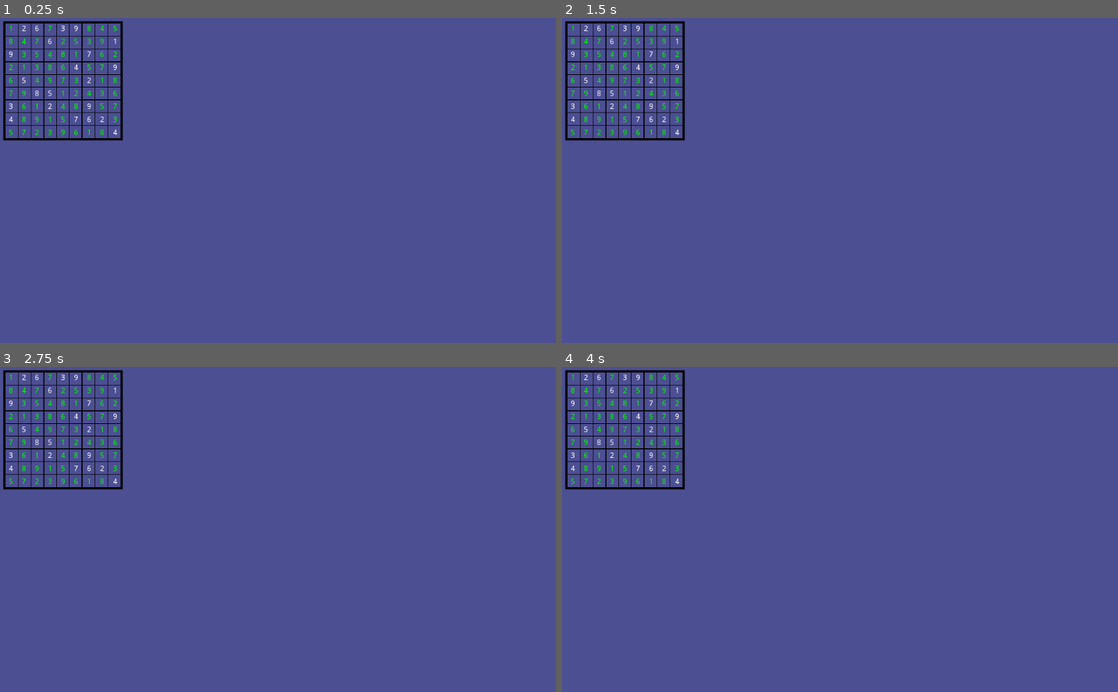
Above: before the commit, frames 1-4 (two rows, left to right).
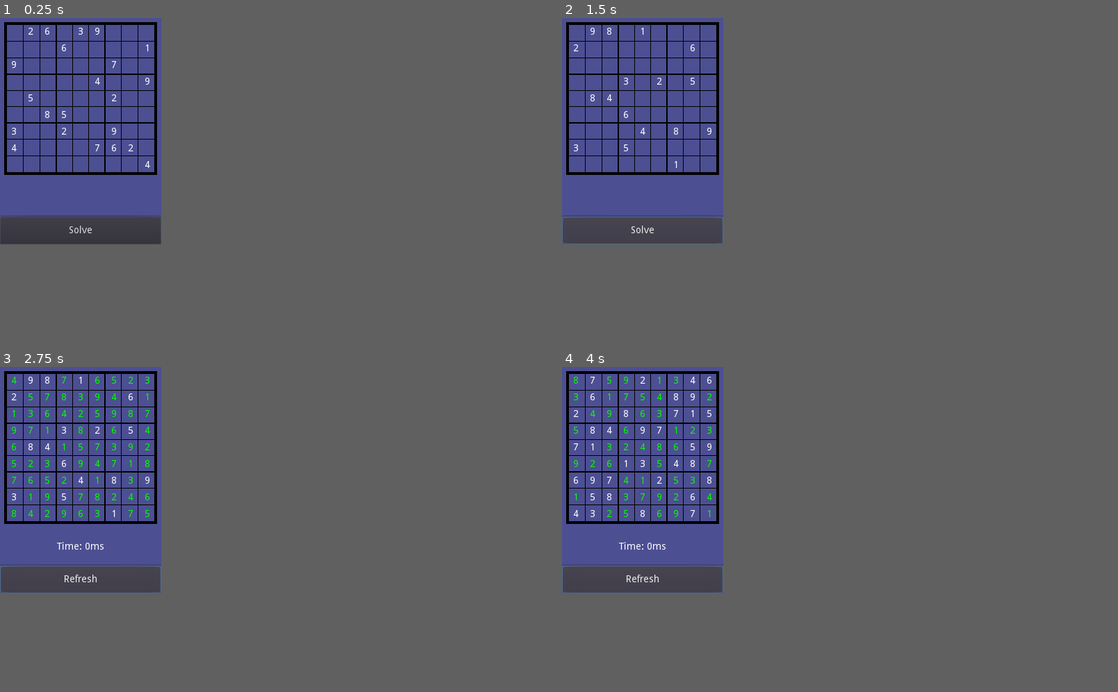
Above: after the commit, the same moments.

Repository: andrew-wilkes/godot-sudoku-solver
Game: Godot game, scene res://Main.tscn
Same seed, same stepped clock (60 frames per second), same inputs: the game is played once before the commit and once after it.
Inputs (mouse positions are in pixels of both pictures, inside the frame that each line leads up to):
- Up to frame 1 (0.25 s): no input
- Up to frame 2 (1.5 s): click (840, 323) at 0.5 s, where only the run after the commit has a clickable "Solve"; click (840, 323) at 1.25 s, where only the run after the commit has a clickable "Refresh"
- Up to frame 3 (2.75 s): click (278, 672) at 2 s, where only the run after the commit has a clickable "Solve"
- Up to frame 4 (4 s): click (840, 672) at 2.75 s, where only the run after the commit has a clickable "Refresh"; click (840, 672) at 3.5 s, where only the run after the commit has a clickable "Solve"
In our replay, the window is 800x468 before the commit and 232x326 after it. These sizes can differ from the game's own. Grey fills any space a smaller window leaves; there, only what the larger window draws over its background counts as a difference.

The runs differ from the first frame. In frame 1, 6.3% of the frame differs, in the area x 0-29%, y 0-70%; in frame 2, 6.2%; in frame 3, 6.8%; in frame 4, 6.8%.

Commit message:
Tidy up UI

Diff:
--- a/src/GridView.gd
+++ b/src/GridView.gd
@@ -1,6 +1,6 @@
 extends MarginContainer
 
-func update_grid(rows):
+func update_grid(rows, fresh = true):
 	var idx = 0
 	for row in rows:
 		for number in row:
@@ -10,6 +10,7 @@
 				cell.modulate = Color.green
 			else:
 				cell.text = str(number)
+				if fresh: cell.modulate = Color.white
 			idx += 1
 
 
--- a/src/Main.gd
+++ b/src/Main.gd
@@ -1,21 +1,32 @@
 extends Control
+
+var numbers
+var unsolved = true
 
 func _ready():
 	run_tests()
-	var grid = Puzzles.get_numbers()
-	$GridView.update_grid(grid)
+	init_grid()
+	OS.window_size = $VBox.rect_size
+
+
+func init_grid():
+	numbers = Puzzles.get_numbers()
+	$VBox/GridView.update_grid(numbers)
+
+
+func run():
 	var possibles = []
 	for i in 9:
 		var row = []
 		for j in 9:
-			row.append(get_possible_numbers(i, j, grid))
+			row.append(get_possible_numbers(i, j, numbers))
 		possibles.append(row)
 	print(possibles[0])
 	var start = OS.get_system_time_msecs()
 	# Start solving where the initial cell to be tried will be 0,0
-	solve(0, -1, possibles, grid)
-	prints("Time:", OS.get_system_time_msecs() - start, "ms")
-	$GridView.update_grid(grid)
+	solve(0, -1, possibles, numbers)
+	$VBox/Time.text = "Time: " + str(OS.get_system_time_msecs() - start) + "ms"
+	$VBox/GridView.update_grid(numbers, false)
 
 
 func solve(row, col, possibles, grid):
@@ -166,3 +177,14 @@
 	box = [[[1,5,6],[2,4,5],[4,5,6]], [[1],[2],[3]], [[1],[2],[3]]]
 	remove_from_box(5, 2, 2, box)
 	assert(box[0] == [[1,6],[2,4],[4,6]])
+
+
+func _on_Solve_pressed():
+	if unsolved:
+		$VBox/Solve.text = "Refresh"
+		run()
+	else:
+		$VBox/Solve.text = "Solve"
+		$VBox/Time.text = ""
+		init_grid()
+	unsolved = !unsolved
--- a/src/Main.tscn
+++ b/src/Main.tscn
@@ -7,11 +7,33 @@
 anchor_right = 1.0
 anchor_bottom = 1.0
 script = ExtResource( 1 )
+__meta__ = {
+"_edit_use_anchors_": false
+}
 
-[node name="GridView" parent="." instance=ExtResource( 2 )]
+[node name="VBox" type="VBoxContainer" parent="."]
+margin_right = 40.0
+margin_bottom = 40.0
+custom_constants/separation = 20
+__meta__ = {
+"_edit_use_anchors_": false
+}
 
-[node name="Label" type="Label" parent="."]
-margin_left = 96.0
-margin_top = 253.0
-margin_right = 136.0
-margin_bottom = 267.0
+[node name="GridView" parent="VBox" instance=ExtResource( 2 )]
+margin_right = 46.0
+margin_bottom = 40.0
+
+[node name="Time" type="Label" parent="VBox"]
+margin_top = 60.0
+margin_right = 46.0
+margin_bottom = 74.0
+align = 1
+
+[node name="Solve" type="Button" parent="VBox"]
+margin_top = 94.0
+margin_right = 46.0
+margin_bottom = 134.0
+rect_min_size = Vector2( 0, 40 )
+text = "Solve"
+
+[connection signal="pressed" from="VBox/Solve" to="." method="_on_Solve_pressed"]
--- a/src/project.godot
+++ b/src/project.godot
@@ -18,6 +18,10 @@
 
 Puzzles="*res://puzzles.gd"
 
+[display]
+
+window/size/resizable=false
+
 [physics]
 
 common/enable_pause_aware_picking=true
Not shown, changed: README.md
Not shown, added: Screenshot.png
